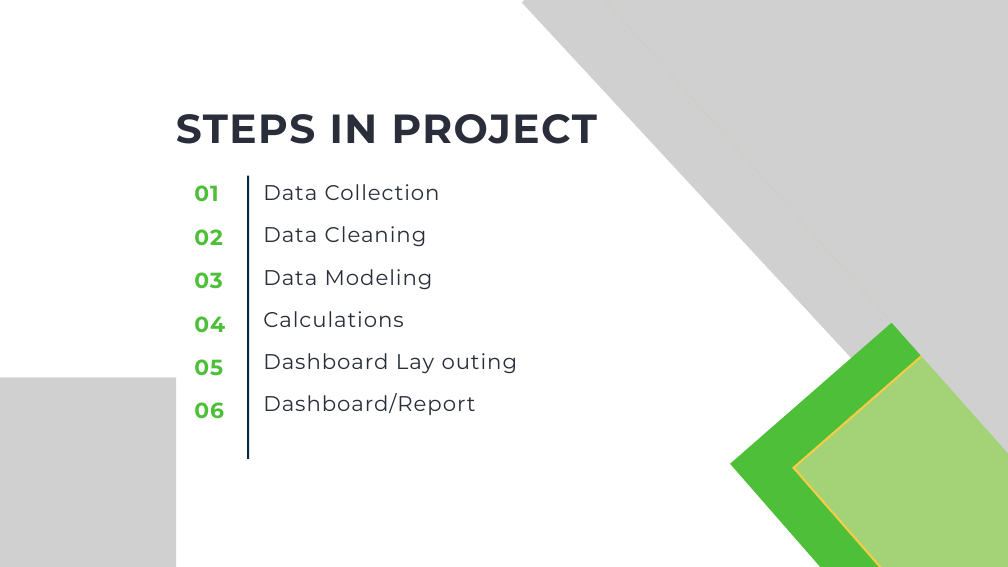
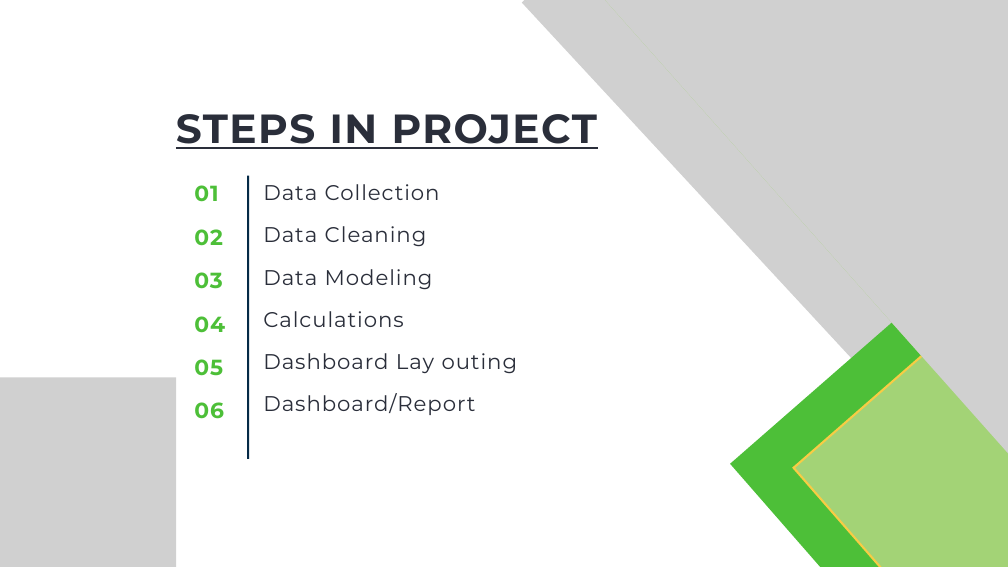
Before and after one commit to Nian2024/blinkit_analysis, a slide deck: slide 4 of blinkit.pptx (slide 2 before the commit). Drawn at 1008x567 pixels with LibreOffice and Linux fonts; fonts in the diff are those of the drawing; grey boxes stand for pictures. Boxes give left, top, right and bottom in pixels: in the first picture for what was removed or moved away, otherwise in the second. Text is boxed around its words. In the diff, an @@ line names an element or a change of style, - is before the commit and + after.

```diff
--- a/blinkit.pptx
+++ b/blinkit.pptx
@@ text "STEPS IN PROJECT" at [176, 114, 598, 149]: underline on @@
```
Also in this commit, not shown: 4 other slides changed, 8 slides added.
